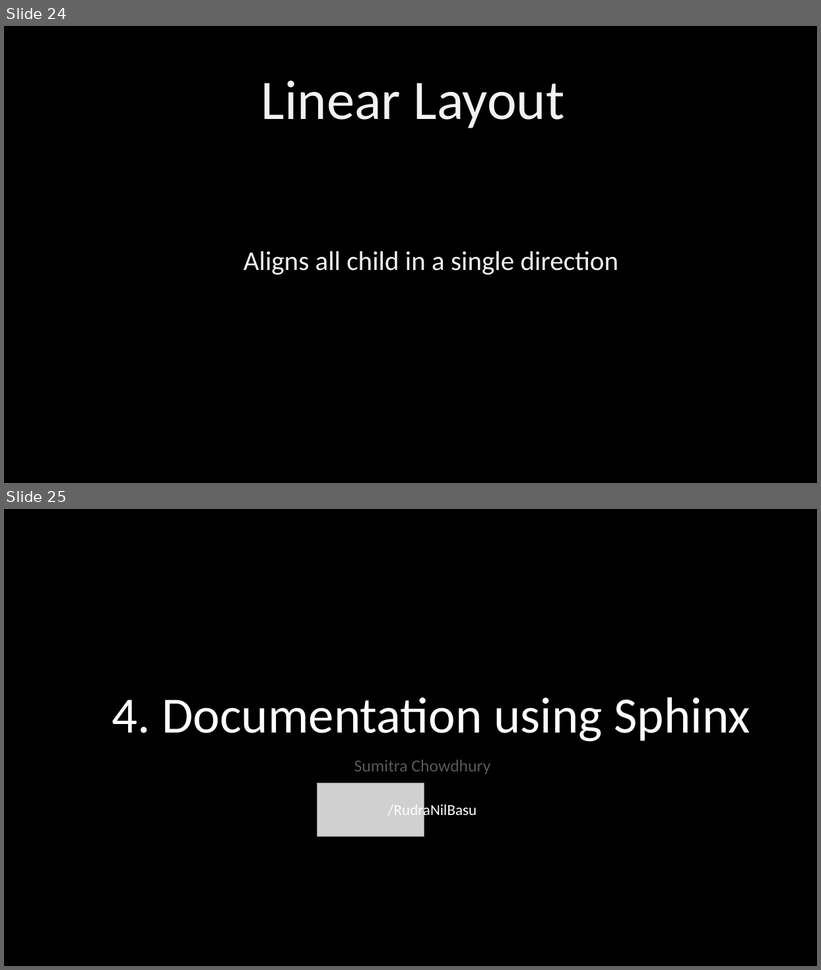
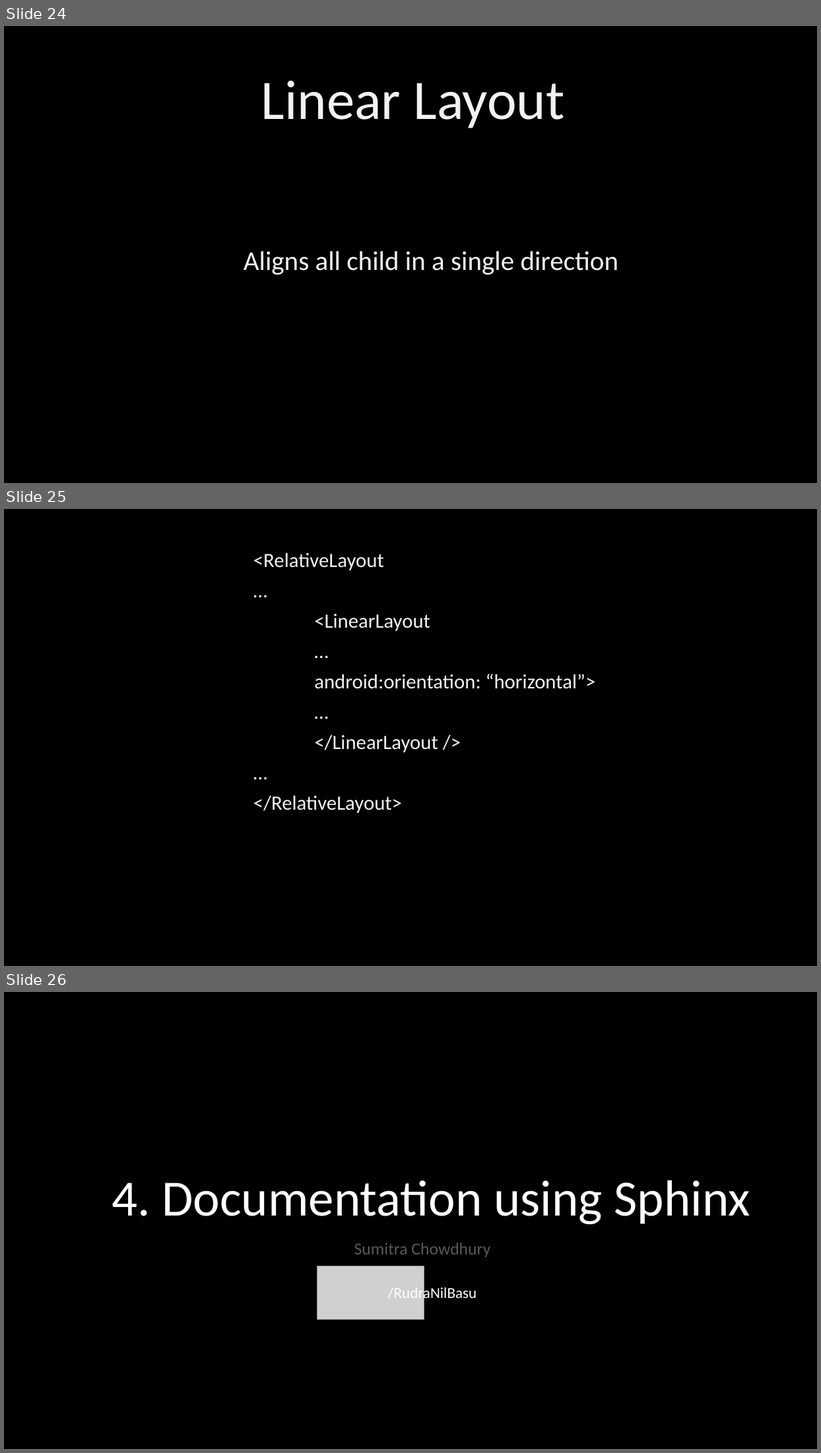
Before and after one commit to PhoenixRRDS/Presentation, a slide deck: The design and development of AIRYL.pptx. Shown one above the other, each under a label of ours: slides 24 and 25 before the commit, slides 24, 25 and 26 after it. The pictures are 821x970 and 821x1453 pixels, drawn with LibreOffice and Linux fonts; fonts in the diff are those of the drawing; grey boxes stand for pictures. Boxes give left, top, right and bottom in pixels: in the first picture for what was removed or moved away, otherwise in the second. Text is boxed around its words. In the diff, an @@ line names an element or a change of style, - is before the commit and + after.

Commit message:
Linear Layout ex

```diff
--- a/The design and development of AIRYL.pptx
+++ b/The design and development of AIRYL.pptx
@@ slide 25 added at (4,509,817,966), background #000000 @@
@@ text added at (253,553,596,813), 24 pt, text #F2F2F2 @@
+<RelativeLayout
+…
+<LinearLayout
+…
+android:orientation: “horizontal”>
+…
+</LinearLayout />
+…
+</RelativeLayout>
@@ what was slide 25 is now slide 26 @@
```
